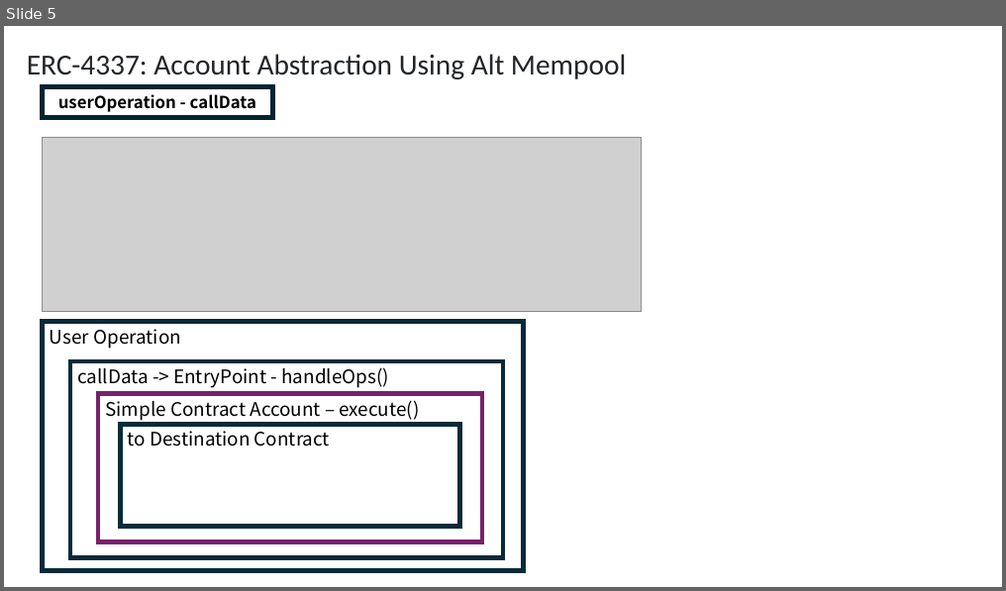
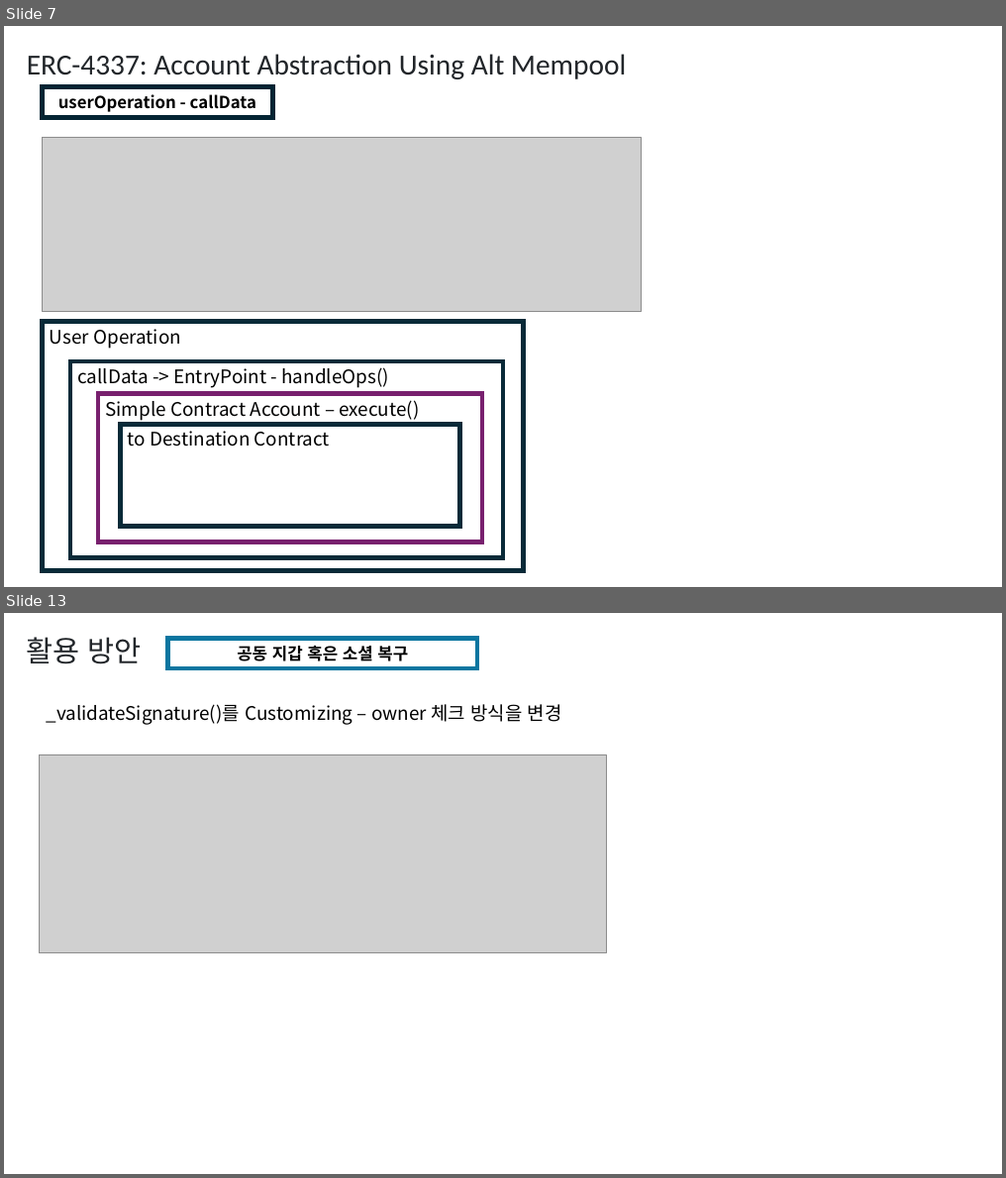
Before and after one commit to yyyljy/erc4337_alchemybundler, a slide deck: ERC4337.pptx. Shown one above the other, each under a label of ours: slide 5 before the commit, slides 7 and 13 after it; the slides between them are not shown. The pictures are 1006x591 and 1006x1178 pixels, drawn with LibreOffice and Linux fonts; fonts in the diff are those of the drawing; grey boxes stand for pictures. Boxes give left, top, right and bottom in pixels: in the first picture for what was removed or moved away, otherwise in the second. Text is boxed around its words. In the diff, an @@ line names an element or a change of style, - is before the commit and + after.

```diff
--- a/ERC4337.pptx
+++ b/ERC4337.pptx
@@ slide 13 added at [4, 613, 1002, 1174], background #FFFFFF @@
@@ text added at [27, 637, 142, 664], 28 pt, text #212529 @@
+활용 방안
@@ rectangle added at [168, 639, 477, 668], outline #0B76A0 4.5 pt, 16 pt, text #000000, bold @@
+공동 지갑 혹은 소셜 복구
@@ text added at [47, 704, 562, 725], 18 pt, text #000000 @@
+_validateSignature()를 Customizing – owner 체크 방식을 변경
@@ picture added at [39, 755, 606, 954] @@
@@ what was slide 5 is now slide 7 @@
```
Also in this commit, not shown: 5 slides changed, 9 other slides added, 4 other files.
